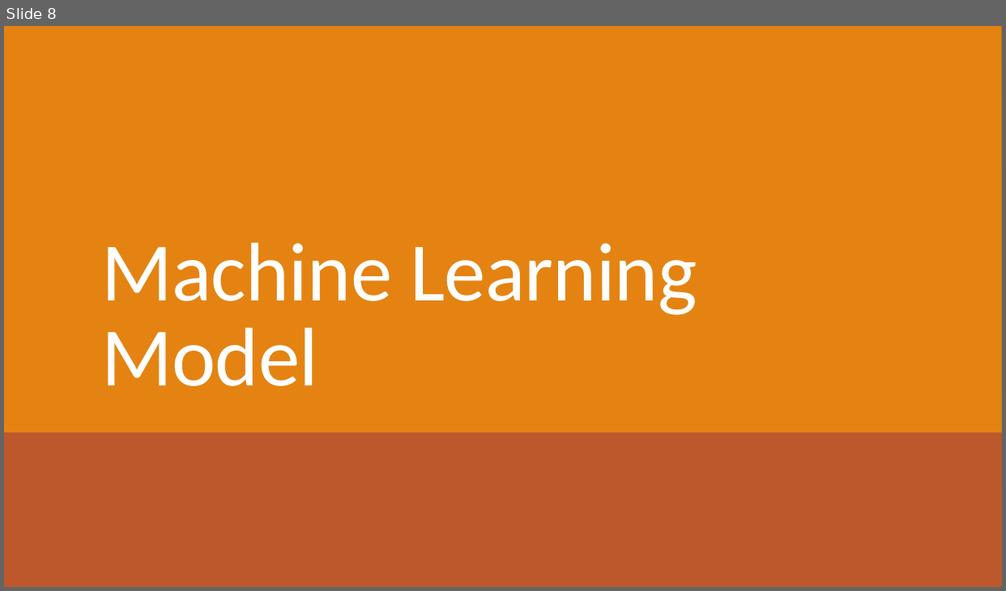
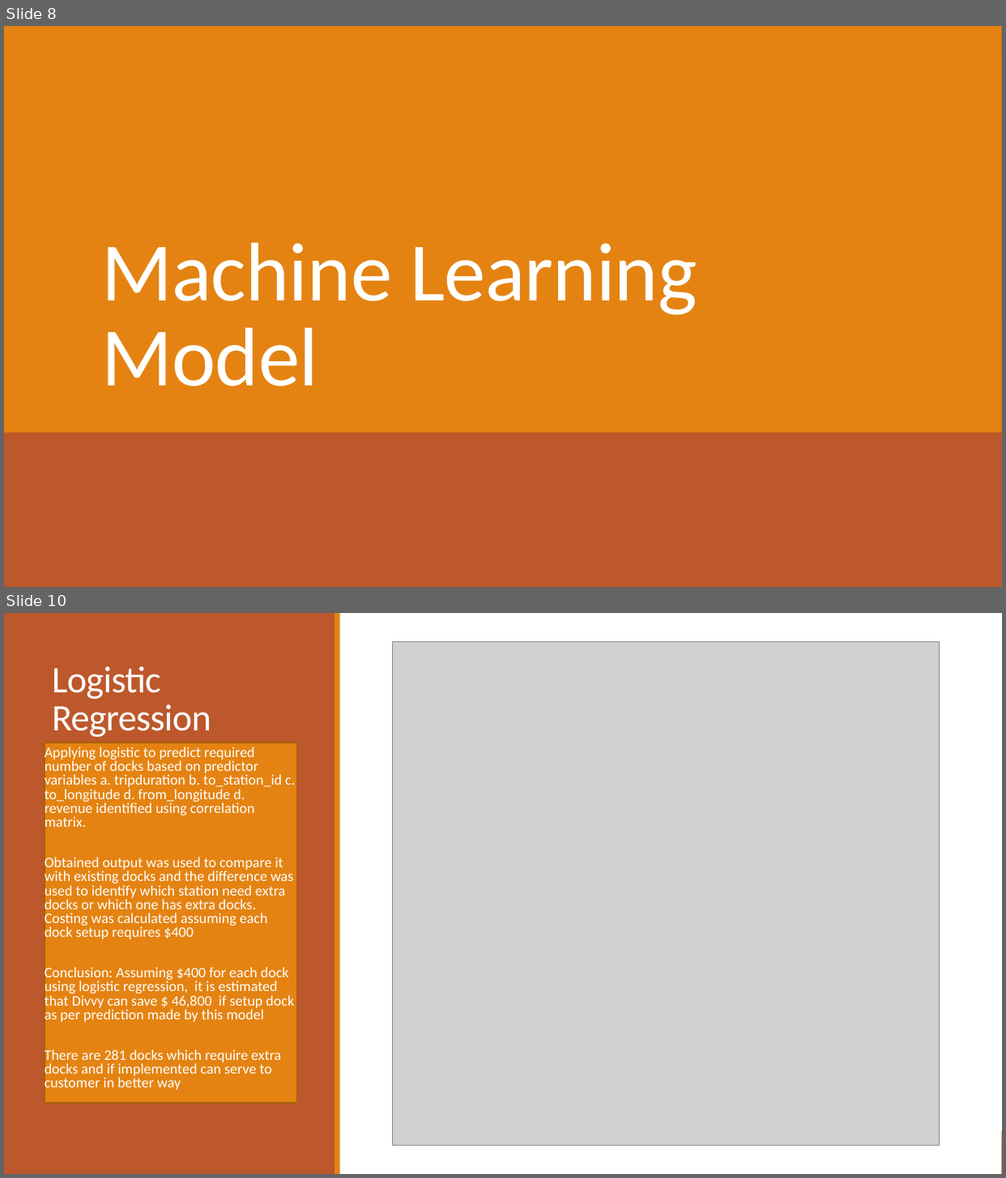
Before and after one commit to mohitroy2502/Chicago-Divvy-DPA-Project, a slide deck: Problem Statement 5.pptx. Shown one above the other, each under a label of ours: slide 8 before the commit, slides 8 and 10 after it; the slides between them are not shown. The pictures are 1006x591 and 1006x1178 pixels, drawn with LibreOffice and Linux fonts; fonts in the diff are those of the drawing; grey boxes stand for pictures. Boxes give left, top, right and bottom in pixels: in the first picture for what was removed or moved away, otherwise in the second. Text is boxed around its words. In the diff, an @@ line names an element or a change of style, - is before the commit and + after.

```diff
--- a/Problem Statement 5.pptx
+++ b/Problem Statement 5.pptx
@@ slide 10 added at [4, 613, 1002, 1174], background #FFFFFF @@
@@ rectangle added at [4, 613, 1002, 1174], fill #FFFFFF @@
@@ rectangle added at [4, 613, 335, 1174], fill #BD582C @@
@@ rectangle added at [335, 613, 340, 1174], fill #E48312 @@
@@ picture added at [393, 641, 940, 1145] @@
@@ text added at [52, 666, 211, 737], 36 pt, text #FFFFFF @@
+Logistic Regression
@@ rectangle added at [44, 743, 296, 1103], fill #E48312, outline #A9610D 1.25 pt, 14 pt, text #FFFFFF @@
+Applying logistic to predict required number of docks based on predictor variables a. tripduration b. to_station_id c. to_longitude d. from_longitude d. revenue identified using correlation matrix.
+Obtained output was used to compare it with existing docks and the difference was used to identify which station need extra docks or which one has extra docks. Costing was calculated assuming each dock setup requires $400
+Conclusion: Assuming $400 for each dock using logistic regression, it is estimated that Divvy can save $ 46,800 if setup dock as per prediction made by this model
+There are 281 docks which require extra docks and if implemented can serve to customer in better way
@@ rectangle added at [4, 1137, 1002, 1174], fill #BD582C @@
@@ rectangle added at [4, 1131, 1002, 1137], fill #E48312 @@
```
Also in this commit, not shown: 4 slides changed, 1 other slide added.
